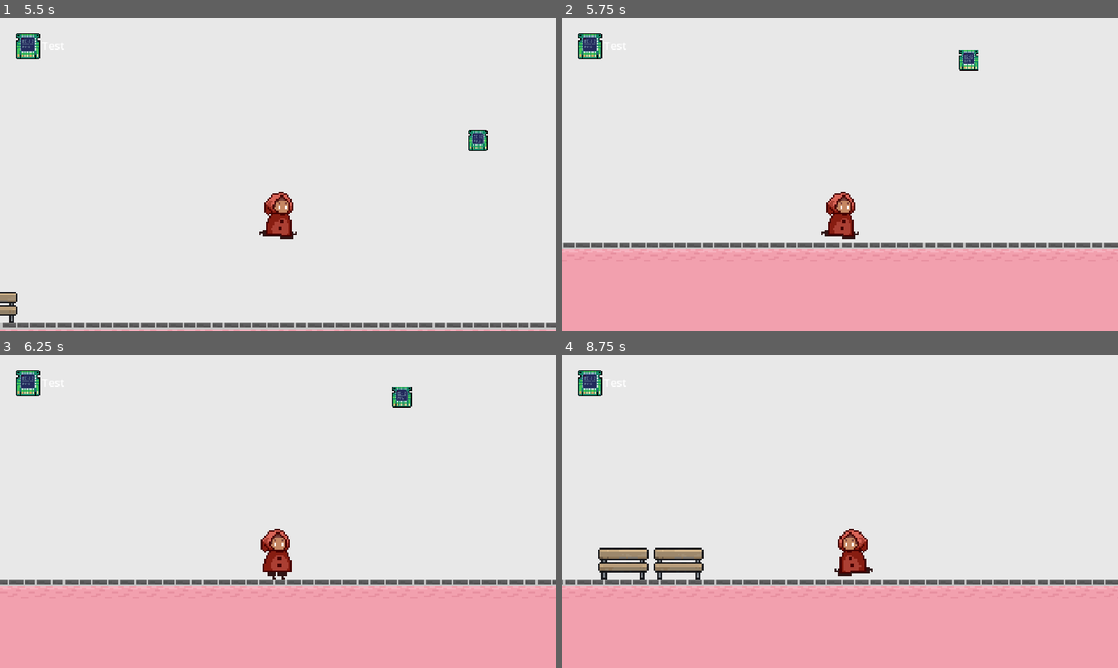
Above: before the commit, frames 1-4 (two rows, left to right).
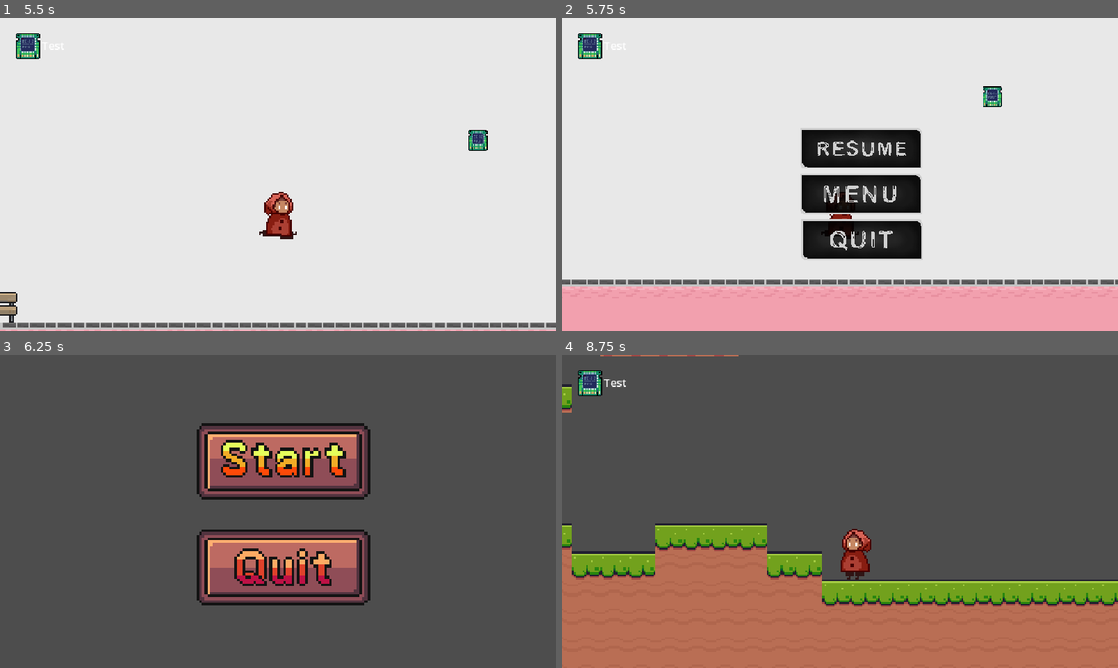
Above: after the commit, the same moments.

Repository: Alybaba07/Godot-Clicom
Game: Godot game, scene res://Assets/Scenes/main_menu.tscn
Two runs of this game, one before a commit and one after it. Both use one fixed random seed, a clock stepped at 60 frames per second and the inputs below. Sound files missing from this copy of the repository are replaced by a short silence.
Inputs (mouse positions are in pixels of both pictures, inside the frame that each line leads up to):
- Up to frame 1 (5.5 s): click (283, 124) at 0.5 s; click (177, 121) at 1.25 s; hold D (move_right) 2.03-3.53 s; tap Space (jump) at 2.1, 2.27, 2.57, 2.85, 3.02, 3.32, 3.6, 4.35, 4.52, 4.82, 5.1, 5.27 s; hold A (move_left) 3.53-4.28 s; hold D (move_right) from 4.28 s (still down)
- Up to frame 2 (5.75 s): keep holding D (move_right); tap Space (jump) at 5.57 s; tap Escape (esc) at 5.65 s
- Up to frame 3 (6.25 s): release D (move_right) at 5.75 s; click (300, 530) at 5.77 s
- Up to frame 4 (8.75 s): click (845, 461) at 6.52 s; click (928, 452) at 7.27 s; hold A (move_left) from 8.03 s (still down); tap Space (jump) at 8.1, 8.27, 8.57 s

Frame 1 is identical in both runs. In frame 2, 20% of the frame differs, in the area x 0-100%, y 10-86%; in frame 3, 99%, in the area x 0-100%, y 0-100%; in frame 4, 99%.

Commit message:
add sfx jump and collect, menu music

Diff:
--- a/Assets/Scenes/Areas/area_1.tscn
+++ b/Assets/Scenes/Areas/area_1.tscn
@@ -348,6 +348,7 @@
 17:3/0 = 0
 0:6/0 = 0
 1:6/0 = 0
+1:6/0/physics_layer_0/polygon_0/points = PackedVector2Array(8, 5.714287, 8, 8, 2.666667, 8)
 2:6/0 = 0
 3:6/0 = 0
 4:6/0 = 0
@@ -356,8 +357,8 @@
 7:6/0 = 0
 20:6/0 = 0
 21:6/0 = 0
-0:7/0 = 0
 1:7/0 = 0
+1:7/0/physics_layer_0/polygon_0/points = PackedVector2Array(-8, -0.88888884, -2.6666665, -4.4444447, 2.666667, -8, 8, -8, 8, 8, -8, 8)
 2:7/0 = 0
 3:7/0 = 0
 4:7/0 = 0
@@ -470,8 +471,10 @@
 7:13/0 = 0
 8:13/0 = 0
 8:13/0/physics_layer_0/polygon_0/points = PackedVector2Array(-5.714286, 1.1428576, 8, 1.1428576, 8, 3.4285717, -5.714286, 3.4285717)
+8:13/0/physics_layer_0/polygon_0/one_way = true
 9:13/0 = 0
-9:13/0/physics_layer_0/polygon_0/points = PackedVector2Array(-8, 1.1428576, 5.714287, 1.1428576, 5.714287, 3.4285717, -8, 3.4285717)
+9:13/0/physics_layer_0/polygon_0/points = PackedVector2Array(-8, 1.1428576, -3.4285712, 1.1428576, -3.4285712, 3.4285717, -8, 3.4285717)
+9:13/0/physics_layer_0/polygon_0/one_way = true
 10:13/0 = 0
 11:13/0 = 0
 12:13/0 = 0
@@ -554,6 +557,8 @@
 0:4/0 = 0
 1:4/0 = 0
 2:4/0 = 0
+0:7/0 = 0
+0:7/0/physics_layer_0/polygon_0/points = PackedVector2Array(1.1428576, 3.4285717, 8, -1.1428566, 8, 8, -4, 8, -6, 8)
 
 [sub_resource type="TileSet" id="TileSet_8wi1m"]
 physics_layer_0/collision_layer = 1
@@ -579,9 +584,10 @@
 tile_set = SubResource("TileSet_8wi1m")
 format = 2
 layer_0/name = "wall"
+layer_0/z_index = -4
 layer_0/tile_data = PackedInt32Array(983039, 65538, 3, 1048575, 65538, 3, 1114111, 65538, 3, 1179647, 65538, 3, 1245183 …(47552 unchanged characters)…
 layer_1/name = "objects"
-layer_1/tile_data = PackedInt32Array(1966088, 786435, 9, 196 …(291 unchanged characters)… 1966096, 589827, 12, 2031632, 589827, 13)
+layer_1/tile_data = PackedInt32Array(1966088, 786435, 9, 196 …(291 unchanged characters)… 1966096, 589827, 12, 2031632, 589827, 13, 1966177, 3, 6, 2031713, 3, 7, 1966178, 65539, 6, 2031714, 65539, 7)
 layer_2/name = "ground"
 layer_2/tile_data = PackedInt32Array(2097152, 65538, 1, 2097153, 65538, 1, 2097154, 65538, 1, 2097155, 65538, 1, 209715 …(26395 unchanged characters)…
 
@@ -599,10 +605,9 @@
 position = Vector2(680, 438)
 
 [node name="AreaChange" parent="." unique_id=481098005 instance=ExtResource("4_7fk0h")]
-position = Vector2(1167, 495)
+position = Vector2(1576, 496)
 
 [node name="CanvasLayer" type="CanvasLayer" parent="." unique_id=648020375]
-visible = false
 scale = Vector2(0.5, 0.5)
 transform = Transform2D(0.5, 0, 0, 0.5, 0, 0)
 
@@ -616,7 +621,7 @@
 size_flags_horizontal = 4
 size_flags_vertical = 4
 
-[node name="AudioStreamPlayer2D" type="AudioStreamPlayer2D" parent="." unique_id=196464493]
+[node name="lvl_music" type="AudioStreamPlayer2D" parent="." unique_id=196464493]
 stream = ExtResource("8_f20k6")
 volume_db = 5.0
 autoplay = true
--- a/Assets/Scenes/pause_menu.tscn
+++ b/Assets/Scenes/pause_menu.tscn
@@ -20,26 +20,26 @@
 
 [node name="Resume" type="TextureButton" parent="." unique_id=1147137911]
 layout_mode = 0
-offset_left = 232.85716
-offset_top = -131.42856
-offset_right = 832.8572
-offset_bottom = 68.57144
+offset_left = 57.142883
+offset_top = -188.57143
+offset_right = 657.1429
+offset_bottom = 11.428574
 texture_normal = ExtResource("1_dadan")
 
 [node name="Menu" type="TextureButton" parent="." unique_id=548991142]
 layout_mode = 0
-offset_left = 231.42857
-offset_top = 92.857124
-offset_right = 831.4286
-offset_bottom = 292.85712
+offset_left = 55.714294
+offset_top = 35.71426
+offset_right = 655.7143
+offset_bottom = 235.71426
 texture_normal = ExtResource("2_kvkuv")
 
 [node name="Quit" type="TextureButton" parent="." unique_id=710332344]
 layout_mode = 0
-offset_left = 234.28572
-offset_top = 317.14285
-offset_right = 834.2857
-offset_bottom = 517.1429
+offset_left = 58.57144
+offset_top = 260.0
+offset_right = 658.5714
+offset_bottom = 460.00003
 texture_normal = ExtResource("3_48c7y")
 
 [connection signal="pressed" from="Resume" to="." method="_on_resume_pressed"]
--- a/Assets/Scripts/game_manager.gd
+++ b/Assets/Scripts/game_manager.gd
@@ -8,10 +8,14 @@
 var area_container : Node2D
 var player : PlayerController
 
+var music_player : AudioStreamPlayer
 
 func _ready():
 	area_container = get_tree().get_first_node_in_group("area_container")
 	player = get_tree().get_first_node_in_group("player")
+
+	music_player = AudioStreamPlayer.new()
+	add_child(music_player)
 
 	if area_container == null:
 		return
@@ -47,3 +51,30 @@
 
 func reset_object():
 	object = 0
+
+func play_menu_music():
+	if music_player.playing:
+		return
+
+	var stream = load("res://Assets/Audio/Audio/Menu(shittyjazz).mp3")
+	if stream:
+		music_player.stream = stream
+		music_player.play()
+
+func stop_music():
+	music_player.stop()
+
+func play_sfx(sound_path: String):
+	var stream = load(sound_path)
+	if stream:
+		var audio_player = AudioStreamPlayer.new()
+		add_child(audio_player)
+		audio_player.stream = stream
+
+		# Ajoute ces deux lignes pour varier un peu la hauteur du son
+		audio_player.pitch_scale = randf_range(0.9, 1.1)
+
+		audio_player.play()
+		audio_player.finished.connect(audio_player.queue_free)
+	else:
+		push_error("Impossible de trouver le fichier son : " + sound_path)
--- a/Assets/Scripts/level_menu.gd
+++ b/Assets/Scripts/level_menu.gd
@@ -1,22 +1,20 @@
 extends Node2D
 
-
-# Called when the node enters the scene tree for the first time.
 func _ready() -> void:
-	pass # Replace with function body.
-
-# Called every frame. 'delta' is the elapsed time since the previous frame.
-func _process(delta: float) -> void:
-	pass
+	GameManager.play_menu_music()
 
 func _on_lvl_1_pressed() -> void:
+	GameManager.stop_music()
 	get_tree().change_scene_to_file("res://Assets/Scenes/Areas/area_1.tscn")
 
 func _on_lvl_2_pressed() -> void:
+	GameManager.stop_music()
 	get_tree().change_scene_to_file("res://Assets/Scenes/Areas/area_2.tscn")
 
 func _on_lvl_3_pressed() -> void:
+	GameManager.stop_music()
 	get_tree().change_scene_to_file("res://Assets/Scenes/Areas/area_3.tscn")
 
 func _on_lvl_4_pressed() -> void:
+	GameManager.stop_music()
 	get_tree().change_scene_to_file("res://Assets/Scenes/Areas/area_4.tscn")
--- a/Assets/Scripts/main_menu.gd
+++ b/Assets/Scripts/main_menu.gd
@@ -1,14 +1,7 @@
 extends Node2D
 
-
-# Called when the node enters the scene tree for the first time.
 func _ready() -> void:
-	pass # Replace with function body.
-
-
-# Called every frame. 'delta' is the elapsed time since the previous frame.
-func _process(delta: float) -> void:
-	pass
+	GameManager.play_menu_music()
 
 func _on_start_pressed() -> void:
 	get_tree().change_scene_to_file("res://Assets/Scenes/level_menu.tscn")
--- a/Assets/Scripts/object.gd
+++ b/Assets/Scripts/object.gd
@@ -1,5 +1,6 @@
 extends Area2D
 
 func _on_area_entered(area: Area2D) -> void:
+	GameManager.play_sfx("res://Assets/Audio/Audio/coin.mp3")
 	GameManager.add_object()
 	queue_free()
--- a/Assets/Scripts/pause_menu.gd
+++ b/Assets/Scripts/pause_menu.gd
@@ -1,12 +1,22 @@
 extends Control
+
+func _ready():
+	hide()
+
+func _input(event):
+	if event.is_action_pressed("esc"):
+		if get_tree().paused:
+			resume()
+		else:
+			pause()
 
 func resume():
 	get_tree().paused = false
 	hide()
 
 func pause():
+	show()
 	get_tree().paused = true
-	show()
 
 func testEsc():
 	if Input.is_action_just_pressed("esc") and !get_tree().paused:
@@ -14,15 +24,12 @@
 	elif Input.is_action_just_pressed("esc") and get_tree().paused:
 		resume()
 
-
 func _on_resume_pressed():
 	resume()
 
 func _on_menu_pressed():
-		get_tree().change_scene_to_file("res://Assets/Scenes/main_menu.tscn")
+	get_tree().paused = false
+	get_tree().change_scene_to_file("res://Assets/Scenes/main_menu.tscn")
 
 func _on_quit_pressed():
 	get_tree().quit()
-
-func _process(delta):
-	testEsc()
--- a/Assets/Scripts/player_controller.gd
+++ b/Assets/Scripts/player_controller.gd
@@ -10,13 +10,14 @@
 
 
 func _physics_process(delta: float) -> void:
-	# Add the gravity.
+	# Add the gravity
 	if not is_on_floor():
 		velocity += get_gravity() * delta
 
 	# Handle jump
 	if Input.is_action_just_pressed("jump") and is_on_floor():
 		velocity.y = jump_power * jump_multiplier
+		GameManager.play_sfx("res://Assets/Audio/Audio/jump.wav")
 
 	direction = Input.get_axis("move_left", "move_right")
 	if direction:
Binary file changed: Assets/Sprites/Godot Project TD/Project GODOT.png
